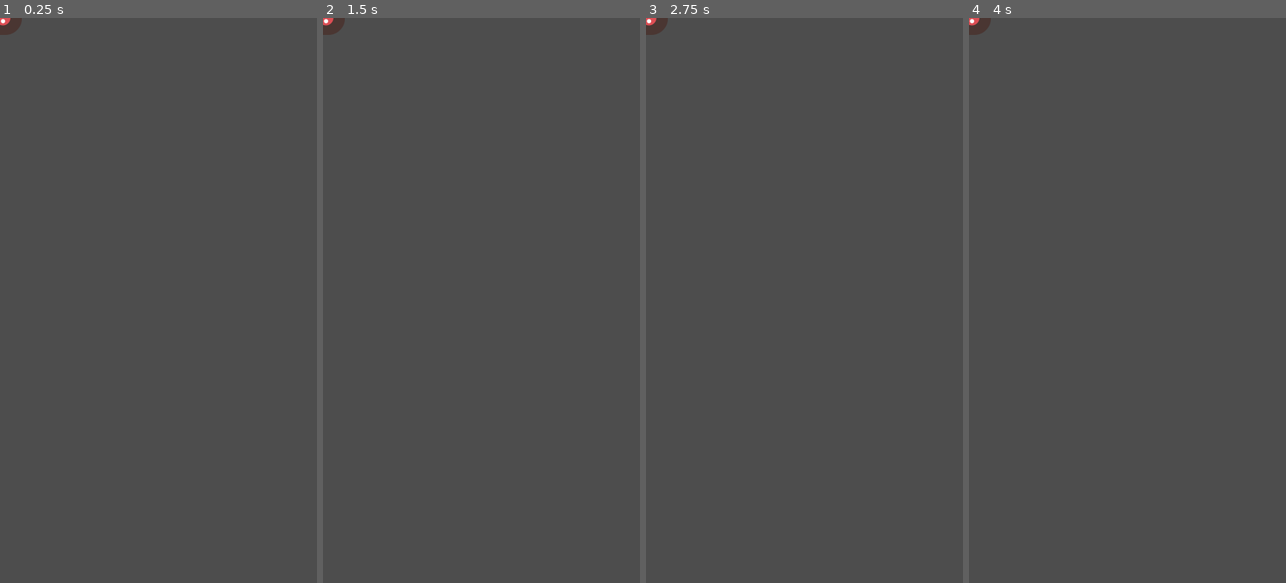
Above: before the commit, frames 1-4 (left to right).
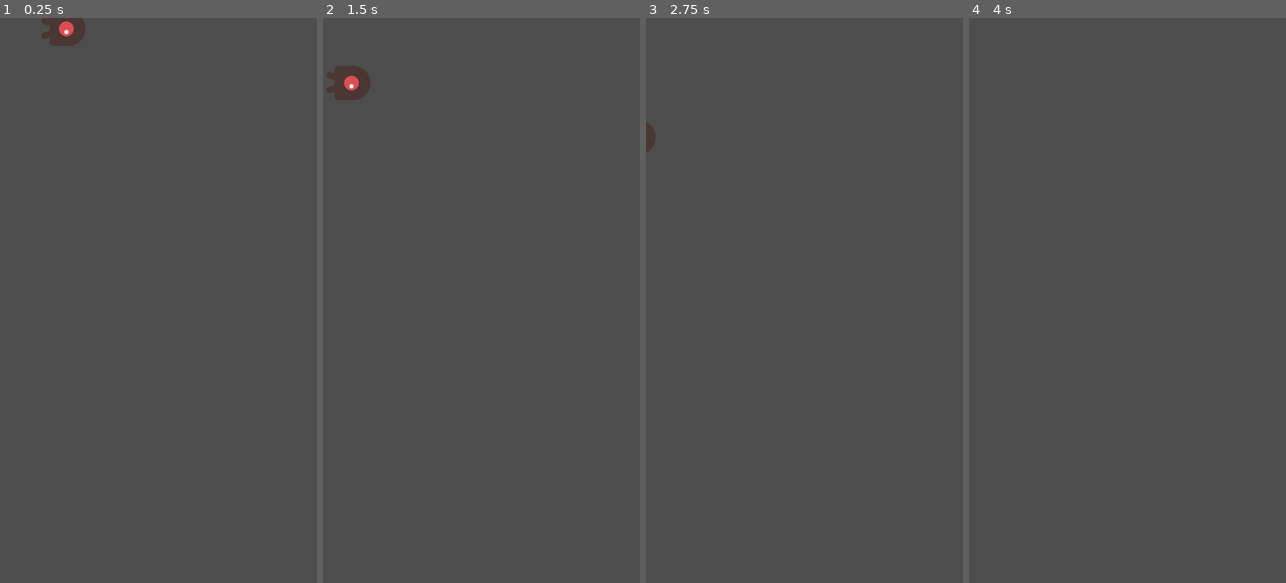
Above: after the commit, the same moments.

Repository: lichen63/godot-games
Game: Godot game, scene res://enemy/enemy.tscn
The game is run twice, just before and just after one commit, with the same random seed, the same clock (stepped at 60 frames per second) and the same inputs. This scene is started directly instead of the project's main scene.
Inputs:
- Up to frame 1 (0.25 s): no input
- Up to frame 2 (1.5 s): hold D (player_action_right) 0.53-1.28 s; hold S (player_action_down) from 1.28 s (still down)
- Up to frame 3 (2.75 s): release S (player_action_down) at 2.03 s; hold D (player_action_right) from 2.03 s (still down)
- Up to frame 4 (4 s): release D (player_action_right) at 2.78 s; hold W (player_action_up) 2.78-3.53 s; tap Enter at 3.5 s; hold A (player_action_left) from 3.53 s (still down)

The runs differ from the first frame. In frame 1, 0.7% of the frame differs, in the area x 0-27%, y 0-5%; in frame 2, 0.8%, in the area x 0-15%, y 0-15%; in frame 3, 0.3%; in frame 4, 0.2%.

Commit message:
enemy random position and direction

Diff:
--- a/dodge_the_creeps/enemy/enemy.gd
+++ b/dodge_the_creeps/enemy/enemy.gd
@@ -1,6 +1,30 @@
 extends Node2D
 
+const ENEMY_MOVE_SPEED: int = 150
+var move_direction_: Vector2 = Vector2.ZERO
 
-# Called when the node enters the scene tree for the first time.
 func _ready() -> void:
-    pass # Replace with function body.
+    randomize_position_and_direction()
+
+func _physics_process(delta: float) -> void:
+    self.position += move_direction_ * ENEMY_MOVE_SPEED * delta
+
+func randomize_position_and_direction() -> void:
+    var viewport_rect: Rect2 = get_viewport().get_visible_rect()
+    var screen_width: float = viewport_rect.size.x
+    var screen_height: float = viewport_rect.size.y
+    var random_edge: int = randi() % 4
+    match random_edge:
+        0:  # up
+            self.position = Vector2(randf() * screen_width, 0)
+            move_direction_ = Vector2(randf() * 2 - 1, 1).normalized()
+        1:  # down
+            self.position = Vector2(randf() * screen_width, screen_height)
+            move_direction_ = Vector2(randf() * 2 - 1, -1).normalized()
+        2:  # left
+            self.position = Vector2(0, randf() * screen_height)
+            move_direction_ = Vector2(1, randf() * 2 - 1).normalized()
+        3:  # down
+            self.position = Vector2(screen_width, randf() * screen_height)
+            move_direction_ = Vector2(-1, randf() * 2 - 1).normalized()
+    move_direction_.normalized()
